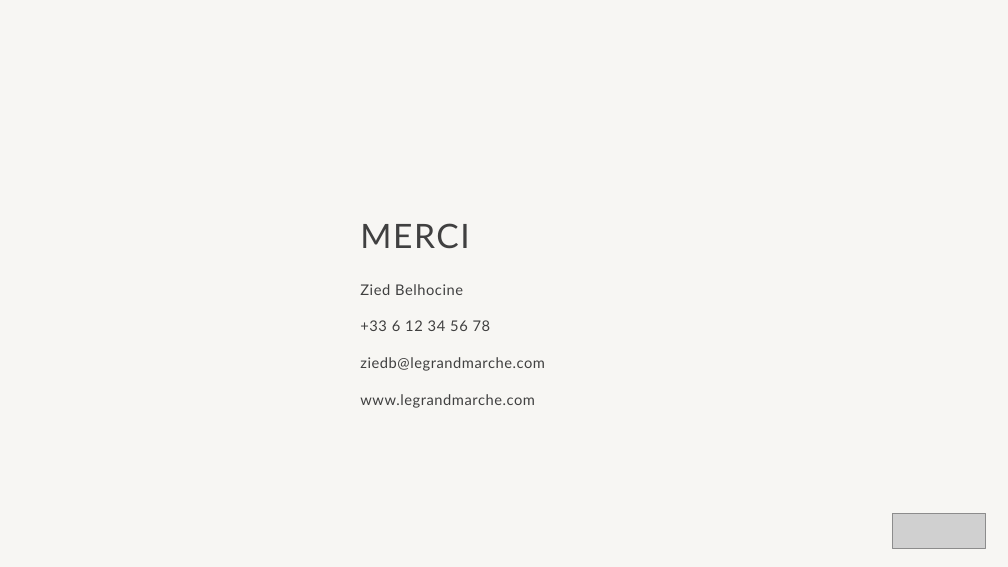
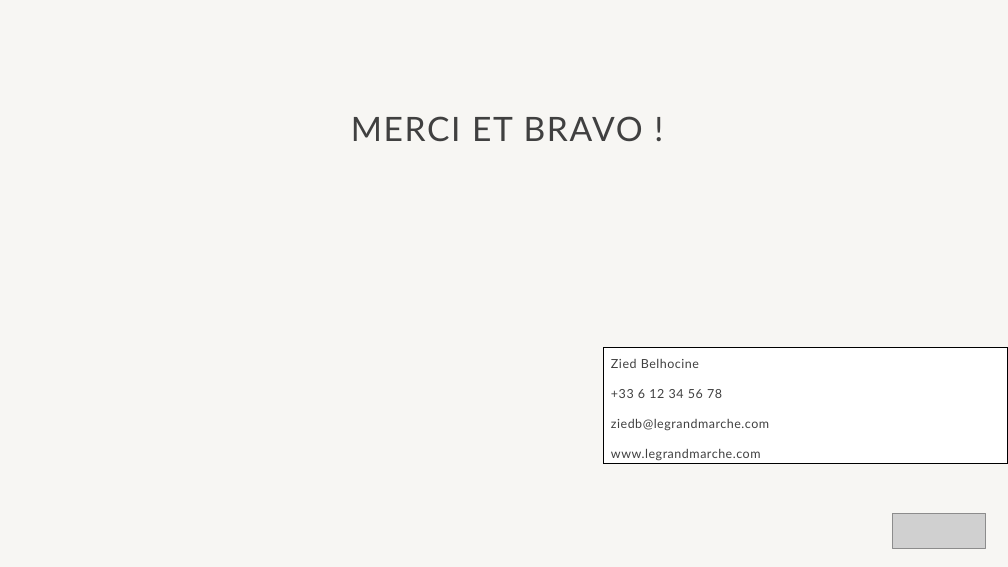
Before and after one commit to ziedbelhocine/Cours-OC, a slide deck: slide 8 of Data_Analyst/Projet_2/rapport mensuel des actions marketing2.pptx. Drawn at 1008x567 pixels with LibreOffice and Linux fonts; fonts in the diff are those of the drawing; grey boxes stand for pictures; background and template pictures are left out. Boxes give left, top, right and bottom in pixels: in the first picture for what was removed or moved away, otherwise in the second. Text is boxed around its words. In the diff, an @@ line names an element or a change of style, - is before the commit and + after.

```diff
--- a/Data_Analyst/Projet_2/rapport mensuel des actions marketing2.pptx
+++ b/Data_Analyst/Projet_2/rapport mensuel des actions marketing2.pptx
@@ title at (x1=351, y1=116, x2=643, y2=142): text changed @@
-MERCI
+MERCI ET BRAVO !
@@ subtitle "Zied Belhocine" resized from (x1=360, y1=284, x2=545, y2=408) to (x1=603, y1=348, x2=1008, y2=464) @@
@@ subtitle "Zied Belhocine" at (x1=603, y1=348, x2=1008, y2=464): size 14 to 11.9 pt; line spacing 1.5 to 1.3; fill none to #FFFFFF; outline none to #000000 1 pt @@
```
Also in this commit, not shown: 5 other slides changed, 13 other files.
